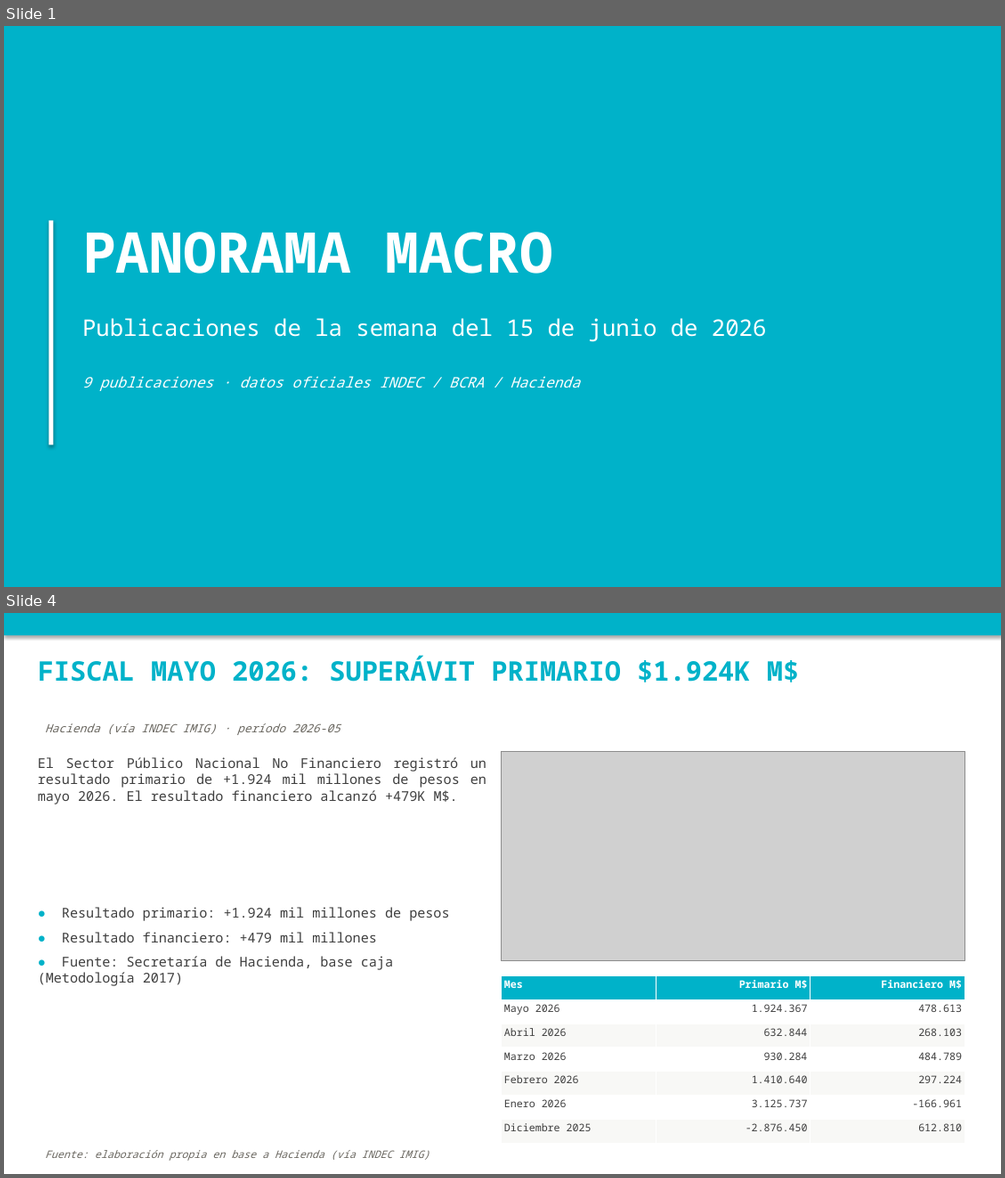
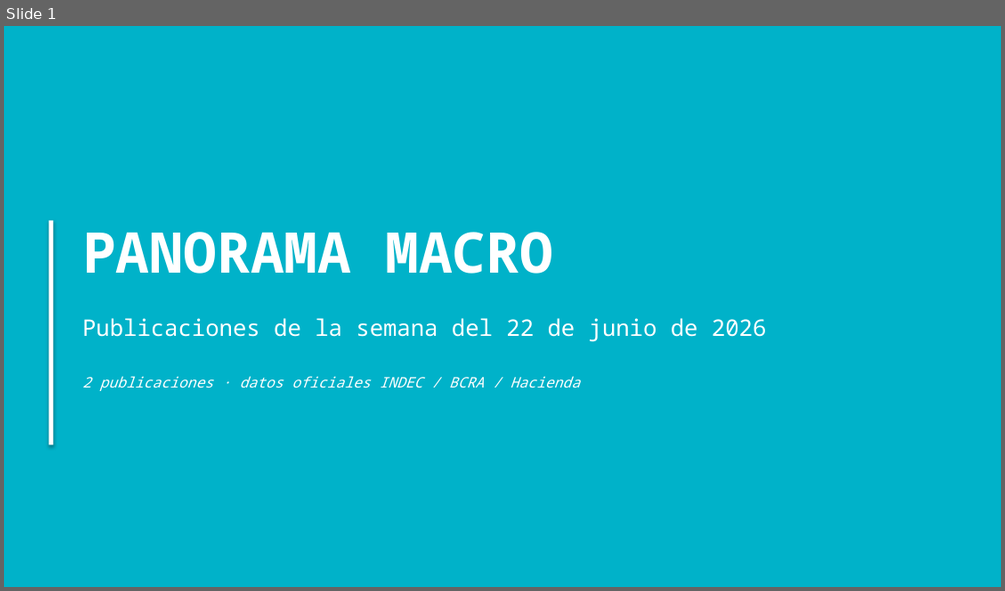
Before and after one commit to nwalovnik/boludos-ppt, a slide deck: publicaciones_semana.pptx. Shown one above the other, each under a label of ours: slides 1 and 4 before the commit, slide 1 after it; the slides between them are not shown. The pictures are 1005x1178 and 1005x591 pixels, drawn with LibreOffice and Linux fonts; fonts in the diff are those of the drawing; grey boxes stand for pictures. Boxes give left, top, right and bottom in pixels: in the first picture for what was removed or moved away, otherwise in the second. Text is boxed around its words. In the diff, an @@ line names an element or a change of style, - is before the commit and + after.

```diff
--- a/publicaciones_semana.pptx
+++ b/publicaciones_semana.pptx
@@ slide 4 removed at [4, 613, 1001, 1174], background #FFFFFF @@
@@ rectangle removed at [4, 613, 1001, 635] @@
@@ text removed at [38, 656, 799, 682] @@
-FISCAL MAYO 2026: SUPERÁVIT PRIMARIO $1.924K M$
@@ text removed at [45, 723, 340, 735] @@
-Hacienda (vía INDEC IMIG) · período 2026-05
@@ text removed at [38, 757, 486, 804] @@
-El Sector Público Nacional No Financiero registró un resultado primario de +1.924 mil millones de pesos en mayo 2026. El resultado financiero alcanzó +479K M$.
@@ picture removed at [502, 751, 965, 961] @@
@@ text removed at [38, 907, 449, 986] @@
-● Resultado primario: +1.924 mil millones de pesos
-● Resultado financiero: +479 mil millones
-● Fuente: Secretaría de Hacienda, base caja (Metodología 2017)
@@ table removed at [502, 976, 966, 1143], 7 rows, 3 columns @@
-Mes | Primario M$ | Financiero M$
-Mayo 2026 | 1.924.367 | 478.613
-Abril 2026 | 632.844 | 268.103
-Marzo 2026 | 930.284 | 484.789
-Febrero 2026 | 1.410.640 | 297.224
-Enero 2026 | 3.125.737 | -166.961
-Diciembre 2025 | -2.876.450 | 612.810
@@ text removed at [45, 1150, 430, 1160] @@
-Fuente: elaboración propia en base a Hacienda (vía INDEC IMIG)
@@ slide 1 changed as well @@
@@ text at [82, 318, 767, 342]: text changed @@
-Publicaciones de la semana del 15 de junio de 2026
+Publicaciones de la semana del 22 de junio de 2026
@@ text at [82, 376, 580, 391]: text changed @@
-9 publicaciones · datos oficiales INDEC / BCRA / Hacienda
+2 publicaciones · datos oficiales INDEC / BCRA / Hacienda
```
Also in this commit, not shown: 1 other slide changed, 1 slide added, 7 other slides removed, 3 other files.
